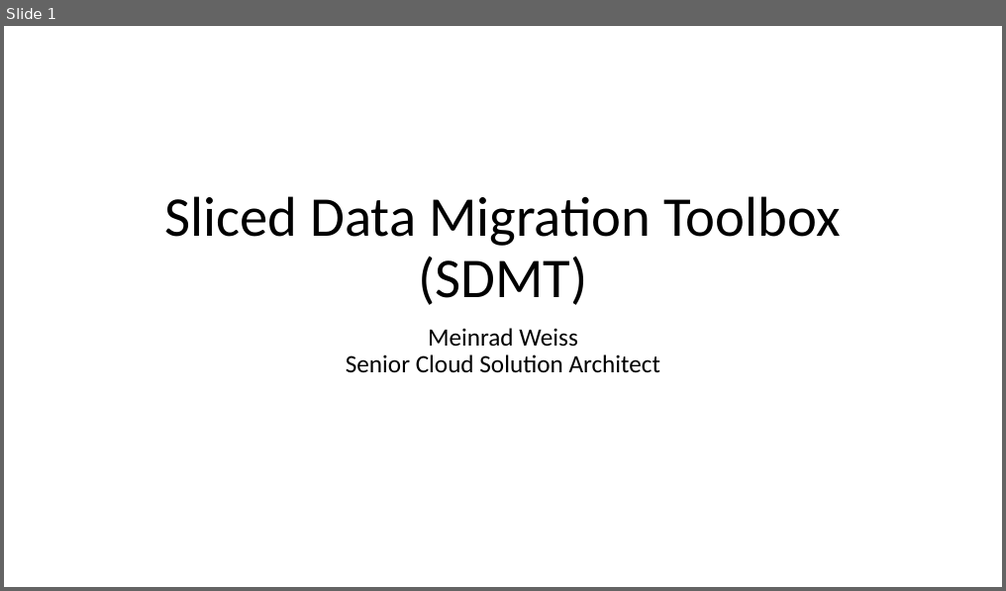
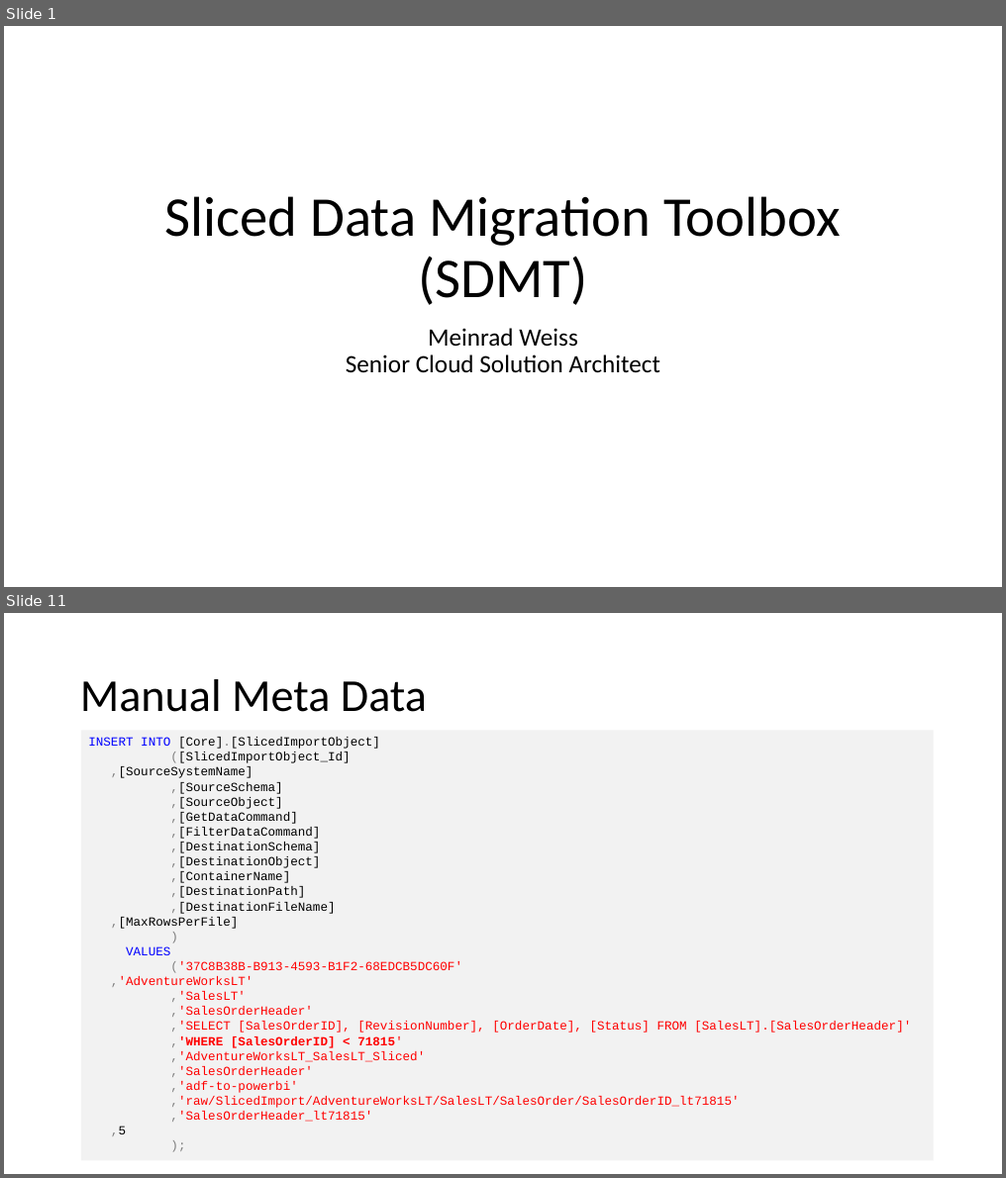
Before and after one commit to meinradweiss/SwissArmyKnife, a slide deck: docs/ADF_SynapsePipelines/PPT/SlicedDataMigrationToolbox.pptx. Shown one above the other, each under a label of ours: slide 1 before the commit, slides 1 and 11 after it; the slides between them are not shown. The pictures are 1006x591 and 1006x1178 pixels, drawn with LibreOffice and Linux fonts; fonts in the diff are those of the drawing. Boxes give left, top, right and bottom in pixels: in the first picture for what was removed or moved away, otherwise in the second. Text is boxed around its words. In the diff, an @@ line names an element or a change of style, - is before the commit and + after.

Commit message:
[IngestionMappingName] added and documentation updated.

```diff
--- a/docs/ADF_SynapsePipelines/PPT/SlicedDataMigrationToolbox.pptx
+++ b/docs/ADF_SynapsePipelines/PPT/SlicedDataMigrationToolbox.pptx
@@ slide 11 added at <box>4,613,1002,1174</box>, background #FFFFFF @@
@@ title added at <box>80,679,427,712</box>, 44 pt, text #000000 @@
+Manual Meta Data
@@ rectangle added at <box>81,731,934,1161</box>, fill #F2F2F2, 12 pt, text #FF0000 @@
+INSERT INTO [Core].[SlicedImportObject]
+([SlicedImportObject_Id]
+,[SourceSystemName]
+,[SourceSchema]
+,[SourceObject]
+,[GetDataCommand]
+,[FilterDataCommand]
+,[DestinationSchema]
+,[DestinationObject]
+,[ContainerName]
+,[DestinationPath]
+,[DestinationFileName]
+,[MaxRowsPerFile]
+)
+VALUES
+('37C8B38B-B913-4593-B1F2-68EDCB5DC60F'
+,'AdventureWorksLT'
+,'SalesLT'
+,'SalesOrderHeader'
+,'SELECT [SalesOrderID], [RevisionNumber], [OrderDate], [Status] FROM [SalesLT].[SalesOrderHeader]'
+,'WHERE [SalesOrderID] < 71815'
+,'AdventureWorksLT_SalesLT_Sliced'
+,'SalesOrderHeader'
+,'adf-to-powerbi'
+,'raw/SlicedImport/AdventureWorksLT/SalesLT/SalesOrder/SalesOrderID_lt71815'
+,'SalesOrderHeader_lt71815'
+,5
+);
```
Also in this commit, not shown: 3 slides changed, 6 other slides added, 8 other files.
